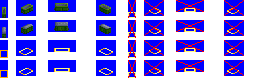
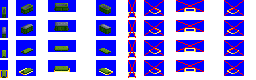
Before/after of a 256×80 layered artwork. What changed in the layer stack:
painted on "wagons" over (2, 46, 111, 78)
painted on "Background" over (0, 48, 113, 58)
